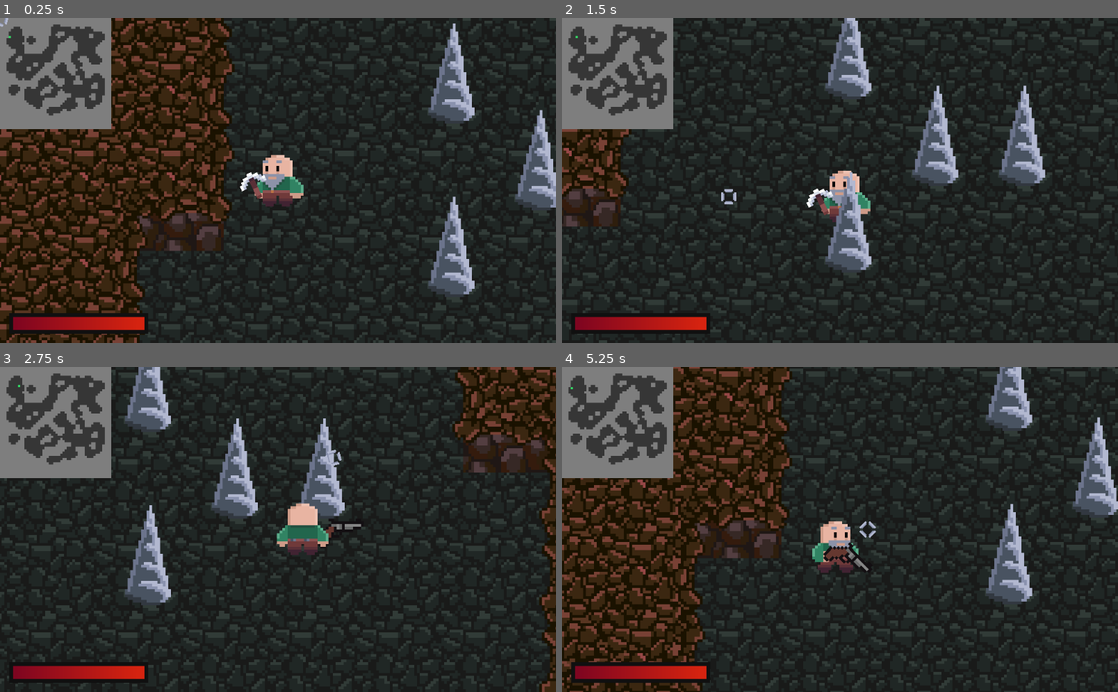
Above: before the commit, frames 1-4 (two rows, left to right).
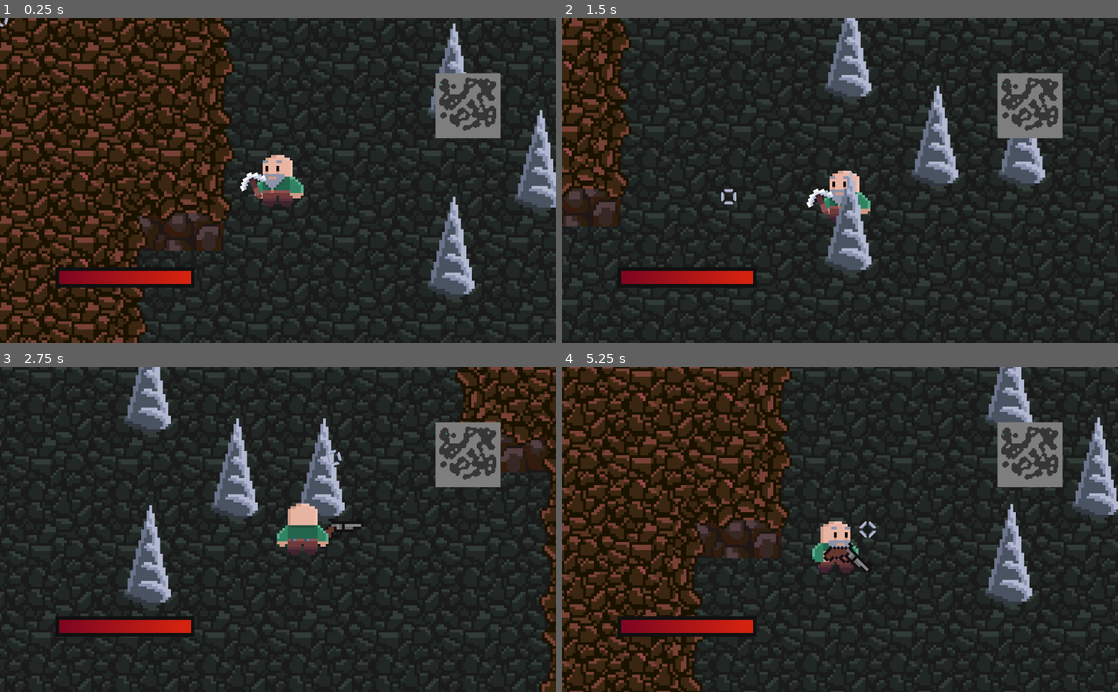
Above: after the commit, the same moments.

Repository: AyUpItsAli/Gunthers-Grotto-Coursework
Game: Godot game, scene res://World/Level/Level.tscn
The game is run twice, just before and just after one commit, with the same random seed, the same clock (stepped at 60 frames per second) and the same inputs.
Inputs (mouse positions are in pixels of both pictures, inside the frame that each line leads up to):
- Up to frame 1 (0.25 s): no input
- Up to frame 2 (1.5 s): tap Enter at 0.5 s; move the mouse to (962, 164) at 0.52 s; hold D (move_right) 0.53-1.28 s; hold 3 (equip_dynamite) 0.53-1.28 s; move the mouse to (728, 196) at 1.27 s; hold S (move_down) from 1.28 s (still down); tap 1 (equip_pickaxe) at 1.35 s
- Up to frame 3 (2.75 s): move the mouse to (333, 458) at 2.02 s; release S (move_down) at 2.03 s; hold D (move_right) from 2.03 s (still down); hold 2 (equip_revolver) from 2.03 s (still down)
- Up to frame 4 (5.25 s): move the mouse to (812, 594) at 2.77 s; release D (move_right) at 2.78 s; release 2 (equip_revolver) at 2.78 s; hold W (move_up) 2.78-3.53 s; click (812, 594) at 2.85 s; move the mouse to (1006, 578) at 3.52 s; hold 3 (equip_dynamite) 3.53-4.28 s; hold A (move_left) 3.53-5.03 s; move the mouse to (673, 480) at 4.27 s; tap 1 (equip_pickaxe) at 4.35 s; move the mouse to (867, 529) at 5.02 s; hold S (move_down) from 5.03 s (still down); hold 2 (equip_revolver) from 5.03 s (still down)

The runs differ from the first frame. In frame 1, 11% of the frame differs, in the area x 0-91%, y 0-98%; in frame 2, 10%; in frame 3, 9.8%; in frame 4, 11%.

Commit message:
Moved UI elements under UI node

Diff:
--- a/GUI/HUD/HUD.tscn
+++ b/GUI/HUD/HUD.tscn
@@ -8,24 +8,28 @@
 [ext_resource path="res://Assets/GUI/Health_Bar_Base.png" type="Texture" id=6]
 [ext_resource path="res://GUI/HUD/HealthBar.gd" type="Script" id=7]
 [ext_resource path="res://Assets/GUI/Health_Bar_Fill.png" type="Texture" id=8]
+[ext_resource path="res://GUI/HUD/UI.gd" type="Script" id=9]
 
 [node name="HUD" type="CanvasLayer"]
 
-[node name="Minimap" type="TileMap" parent="."]
+[node name="UI" type="Node2D" parent="."]
+script = ExtResource( 9 )
+
+[node name="Minimap" type="TileMap" parent="UI"]
 scale = Vector2( 5, 5 )
 tile_set = ExtResource( 4 )
 cell_size = Vector2( 1, 1 )
 format = 1
 script = ExtResource( 5 )
 
-[node name="HealthBar" type="Node2D" parent="."]
+[node name="HealthBar" type="Node2D" parent="UI"]
 script = ExtResource( 7 )
 
-[node name="BaseSprite" type="Sprite" parent="HealthBar"]
+[node name="BaseSprite" type="Sprite" parent="UI/HealthBar"]
 texture = ExtResource( 6 )
 offset = Vector2( 75, -11 )
 
-[node name="FillSprite" type="Sprite" parent="HealthBar"]
+[node name="FillSprite" type="Sprite" parent="UI/HealthBar"]
 position = Vector2( 4, -4 )
 texture = ExtResource( 8 )
 offset = Vector2( 71, -7 )
--- a/GUI/HUD/HealthBar.gd
+++ b/GUI/HUD/HealthBar.gd
@@ -1,29 +1,9 @@
 extends Node2D
 
-onready var base_sprite = $BaseSprite
 onready var fill_sprite = $FillSprite
 
-const VIEWPORT_PERCENTAGE = 25
-const PADDING = 10 # Space between the health bar and the edge of the screen
-
 func _ready():
-	get_viewport().connect("size_changed", self, "update_scale")
 	PlayerData.connect("health_changed", self, "update_health_bar")
-	update_scale()
-
-# Scale's the width of the health bar so that it occupies a certain
-# percentage of the screen
-func update_scale():
-	var viewport_width = get_viewport_rect().size.x
-	var health_bar_width = base_sprite.texture.get_width()
-	var multiplier = VIEWPORT_PERCENTAGE / 100.0
-	scale.x = (viewport_width * multiplier) / health_bar_width
-	scale.y = scale.x # Scale in the Y axis as well, to keep original shape
-
-	# Place the health bar at the bottom of the screen
-	var padding = (PADDING * scale.x) # Scale padding as well
-	position.y = get_viewport_rect().size.y - padding # Subtracting = upwards
-	position.x = padding
 
 # Sets the Fill Sprite's scale to the ratio between the player's health
 # and their maximum health
--- a/GUI/HUD/Minimap.gd
+++ b/GUI/HUD/Minimap.gd
@@ -1,24 +1,10 @@
 extends TileMap
 
-const VIEWPORT_PERCENTAGE = 20
 const GROUND = 0
 const ROCK = 1
 const PLAYER = 2
 
 var player_tile_pos: Vector2 # Player's current tile position
-
-func _ready():
-	get_viewport().connect("size_changed", self, "update_scale")
-	update_scale()
-
-# Updates the minimap's scale
-# Minimap's width will be a percentage of the screens width
-func update_scale():
-	var viewport_width = get_viewport_rect().size.x
-	var minimap_width = Globals.CAVE_SIZE * cell_size.x
-	var multiplier = VIEWPORT_PERCENTAGE / 100.0
-	scale.x = (viewport_width * multiplier) / minimap_width
-	scale.y = scale.x # Y scale equals the X scale as the map is square
 
 # Copies the layout of the given rock layer tilemap to the minimap tilemap
 func update_minimap(rock_layer: TileMap):
--- /dev/null
+++ b/GUI/HUD/UI.gd
@@ -0,0 +1,77 @@
+extends Node2D
+
+# Node references
+onready var minimap = $Minimap
+onready var health_bar = $HealthBar
+onready var health_bar_sprite = $HealthBar/BaseSprite
+
+# Space between UI elements. Scales with the size of the viewport.
+const PADDING = 10
+# Maximum percentage of the viewport's WIDTH that the minimap can occupy
+const MINIMAP_MAX_WIDTH_PERCENTAGE = 20
+# Maximum percentage of the viewport's HEIGHT that the minimap can occupy
+const MINIMAP_MAX_HEIGHT_PERCENTAGE = 20
+# Maximum percentage of the viewport's WIDTH that the health bar can occupy
+const HEALTH_BAR_MAX_WIDTH_PERCENTAGE = 25
+# Maximum percentage of the viewport's HEIGHT that the health bar can occupy
+const HEALTH_BAR_MAX_HEIGHT_PERCENTAGE = 25
+
+# Viewport dimensions
+var viewport_width: float
+var viewport_height: float
+
+# Padding size
+var padding: float
+
+func _ready():
+	get_viewport().connect("size_changed", self, "update_ui")
+	update_ui()
+
+# Sets the dimensions and position for each UI element,
+# to fit on the screen correctly
+func update_ui():
+	viewport_width = get_viewport_rect().size.x
+	viewport_height = get_viewport_rect().size.y
+	padding = viewport_width * (PADDING / 100.0)
+	set_minimap_dimensions()
+	set_health_bar_dimensions()
+
+# Sets the minimap's dimensions, based on the size of the viewport
+func set_minimap_dimensions():
+	# Determine the maximum dimensions
+	var max_width = viewport_width * (MINIMAP_MAX_WIDTH_PERCENTAGE / 100.0)
+	var max_height = viewport_height * (MINIMAP_MAX_HEIGHT_PERCENTAGE / 100.0)
+	# Calculate local size
+	# I can use either cell_size.x or cell_size.y, as the minimap is square
+	var local_size = Globals.CAVE_SIZE * minimap.cell_size.x
+	# Pick the smallest scale, as to not exceed the max_width or max_height
+	var map_scale = min(max_width, max_height) / local_size
+	# Set the scale
+	minimap.scale.x = map_scale
+	minimap.scale.y = map_scale
+	# Set the position of the minimap to the top right,
+	# with padding applied
+	var minimap_size = local_size * map_scale
+	minimap.position.x = viewport_width - minimap_size - padding
+	minimap.position.y = padding
+
+# Sets the health bar's dimensions, based on the size of the viewport
+func set_health_bar_dimensions():
+	# Determine maximum dimensions
+	var max_width = viewport_width * (HEALTH_BAR_MAX_WIDTH_PERCENTAGE / 100.0)
+	var max_height = viewport_height * (HEALTH_BAR_MAX_HEIGHT_PERCENTAGE / 100.0)
+	# Store local dimensions
+	var local_width = health_bar_sprite.texture.get_width()
+	var local_height = health_bar_sprite.texture.get_height()
+	# Determine maximum scales
+	var max_x_scale = max_width / local_width
+	var max_y_scale = max_height / local_height
+	# Pick the smallest scale, as to not exceed either of them
+	var hb_scale = min(max_x_scale, max_y_scale) # Pick the smallest scale
+	# Set the scale
+	health_bar.scale.x = hb_scale
+	health_bar.scale.y = hb_scale
+	# Set the position of the health bar to the bottom left,
+	# with padding applied
+	health_bar.position.x = padding
+	health_bar.position.y = viewport_height - padding
--- a/World/Level/Level.gd
+++ b/World/Level/Level.gd
@@ -5,7 +5,7 @@
 onready var walls_layer = $World/WallsLayer
 onready var rock_layer = $World/RockLayer
 onready var objects = $World/Objects
-onready var minimap = $HUD/Minimap
+onready var minimap = $HUD/UI/Minimap
 
 func _ready():
 	generate_level() # Generate a new level when the scene is loaded
--- a/World/Level/RockLayer.gd
+++ b/World/Level/RockLayer.gd
@@ -9,7 +9,7 @@
 onready var ground_layer = get_parent().get_node("GroundLayer")
 onready var walls_layer = get_parent().get_node("WallsLayer")
 onready var objects = get_parent().get_node("Objects")
-onready var minimap = get_parent().get_parent().get_node("HUD/Minimap")
+onready var minimap = get_parent().get_parent().get_node("HUD/UI/Minimap")
 
 # Initialises random grid of rock tiles
 func initialise_rock_layer():
Not shown: 1 places in GUI/HUD/HUD.tscn that only renumber resources
